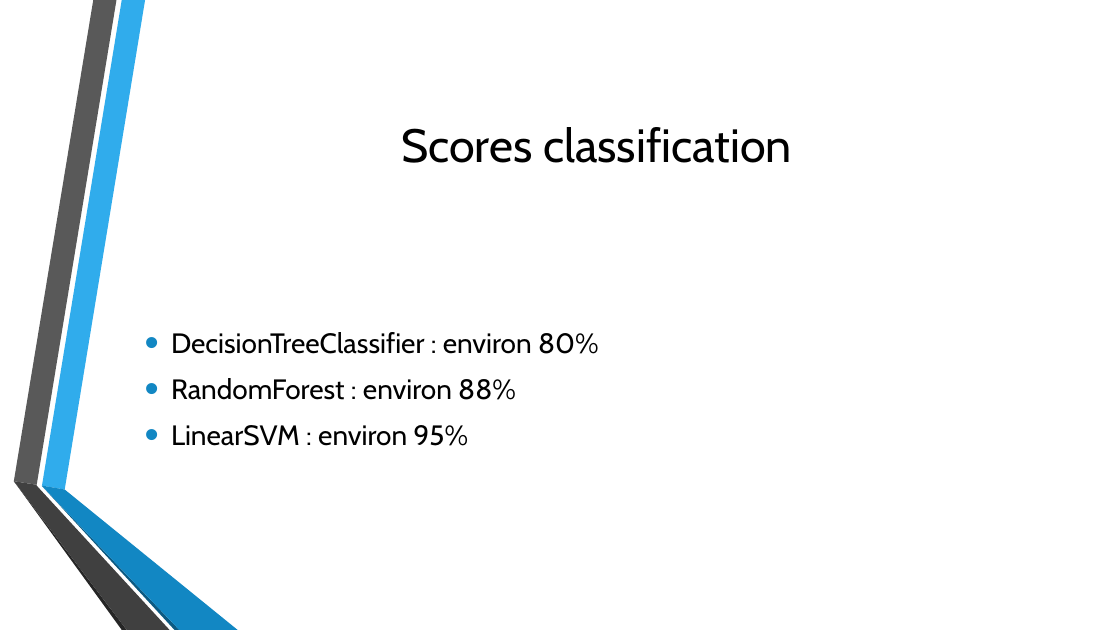
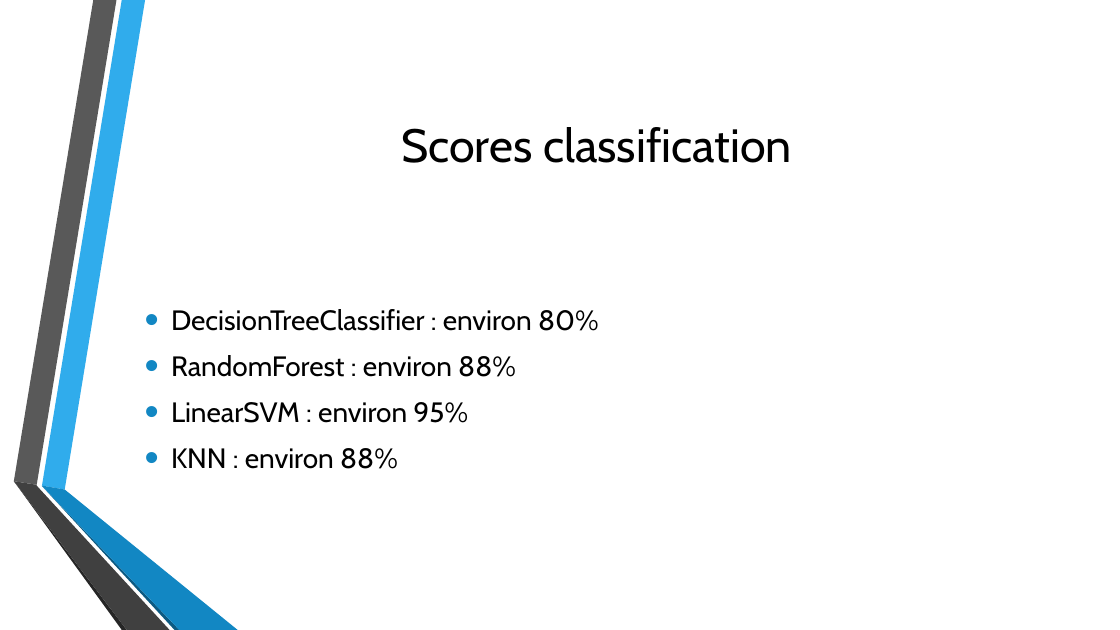
Before and after one commit to HenD-11/PythonForDataAnalysis, a slide deck: slide 11 of PPT_python4data.pptx. Drawn at 1120x630 pixels with LibreOffice and Linux fonts; fonts in the diff are those of the drawing; background and template pictures are left out. Boxes give left, top, right and bottom in pixels: in the first picture for what was removed or moved away, otherwise in the second. Text is boxed around its words. In the diff, an @@ line names an element or a change of style, - is before the commit and + after.

```diff
--- a/PPT_python4data.pptx
+++ b/PPT_python4data.pptx
@@ text at box(171, 448, 398, 469): paragraph added @@
+• KNN : environ 88%
```
Also in this commit, not shown: 3 other slides changed, 1 slide added, 1 other file.
